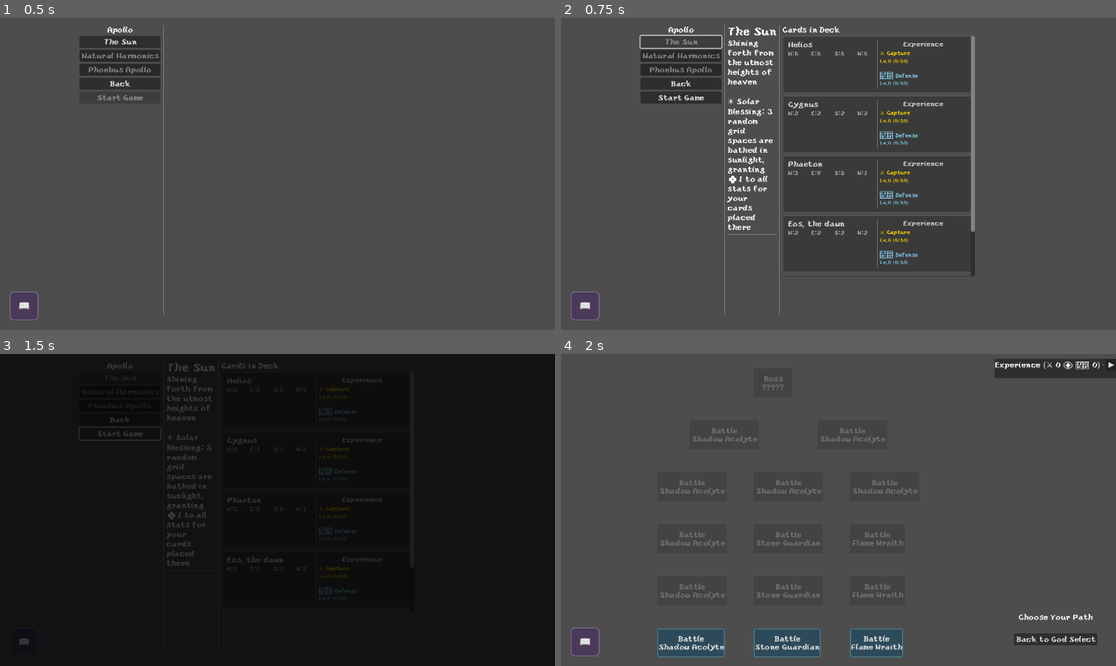
Above: before the commit, frames 1-4 (two rows, left to right).
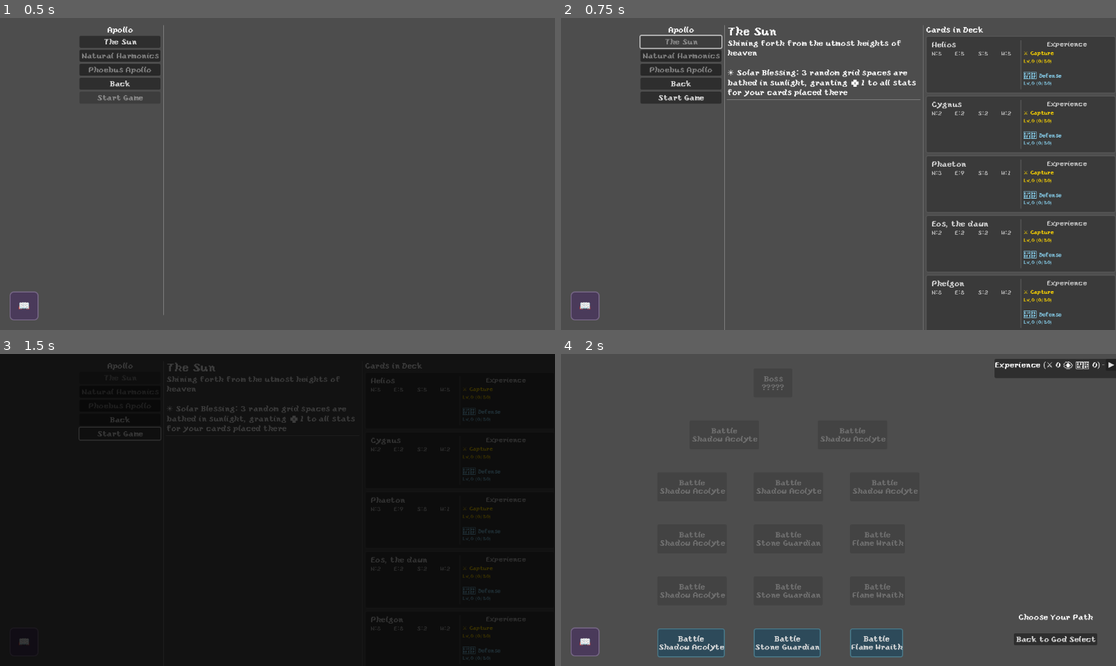
Above: after the commit, the same moments.

Repository: leslieharding/Mnemosyne
Game: Godot game, scene res://Scenes/Apollo.tscn
Same seed, same stepped clock (60 frames per second), same inputs: the game is played once before the commit and once after it. This scene is started directly instead of the project's main scene.
Inputs:
- Up to frame 1 (0.5 s): no input
- Up to frame 2 (0.75 s): click "The Sun" at 0.5 s
- Up to frame 3 (1.5 s): click "Start Game" at 1.25 s
- Up to frame 4 (2 s): no input

Frame 1 is identical in both runs. In frame 2, 6.4% of the frame differs, in the area x 29-95%, y 2-100%; in frame 3, 2.3%; in frame 4, nothing differs.

Commit message:
updated deck selection visuals

Diff:
--- a/Scenes/Apollo.tscn
+++ b/Scenes/Apollo.tscn
@@ -46,6 +46,7 @@
 layout_mode = 2
 
 [node name="DeckInfoContainer" type="VBoxContainer" parent="MainContainer/RightPanel"]
+custom_minimum_size = Vector2(400, 0)
 layout_mode = 2
 
 [node name="DeckTitleContainer" type="VBoxContainer" parent="MainContainer/RightPanel/DeckInfoContainer"]
@@ -73,11 +74,7 @@
 layout_mode = 2
 text = "Cards in Deck"
 
-[node name="ScrollContainer" type="ScrollContainer" parent="MainContainer/RightPanel/CardsContainer"]
-custom_minimum_size = Vector2(400, 500)
-layout_mode = 2
-
-[node name="CardContainer" type="VBoxContainer" parent="MainContainer/RightPanel/CardsContainer/ScrollContainer"]
+[node name="CardContainer" type="VBoxContainer" parent="MainContainer/RightPanel/CardsContainer"]
 layout_mode = 2
 
 [connection signal="pressed" from="MainContainer/LeftPanel/Deck1Button" to="." method="_on_deck_1_button_pressed"]
--- a/Scripts/apollo.gd
+++ b/Scripts/apollo.gd
@@ -13,7 +13,7 @@
 @onready var right_panel = $MainContainer/RightPanel
 @onready var selected_deck_title = $MainContainer/RightPanel/DeckInfoContainer/DeckTitleContainer/SelectedDeckTitle
 @onready var selected_deck_description = $MainContainer/RightPanel/DeckInfoContainer/DeckTitleContainer/SelectedDeckDescription
-@onready var card_container = $MainContainer/RightPanel/CardsContainer/ScrollContainer/CardContainer
+@onready var card_container = $MainContainer/RightPanel/CardsContainer/CardContainer
 
 func _ready():
 	print("=== APOLLO SCENE STARTING ===")
